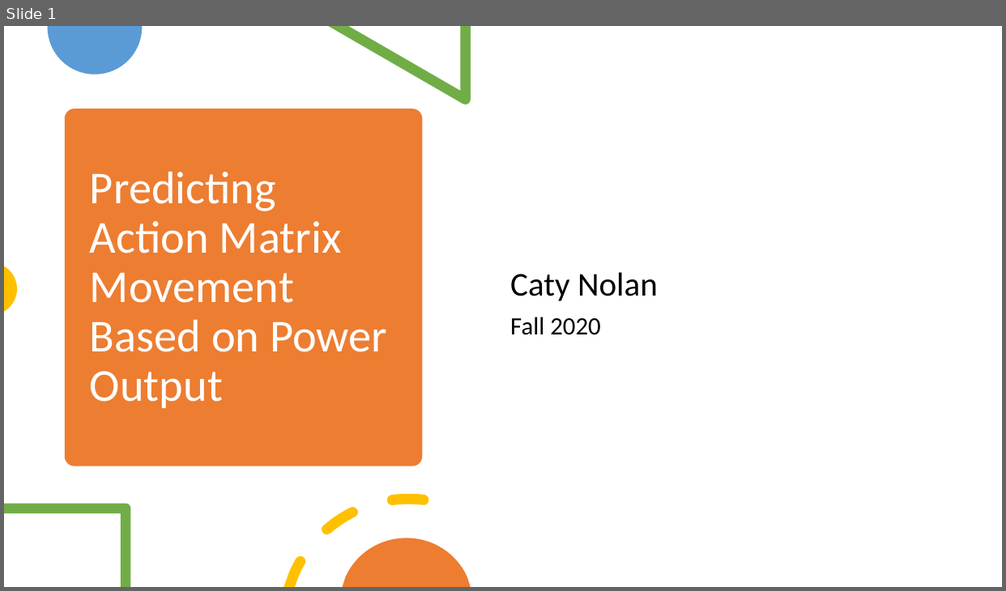
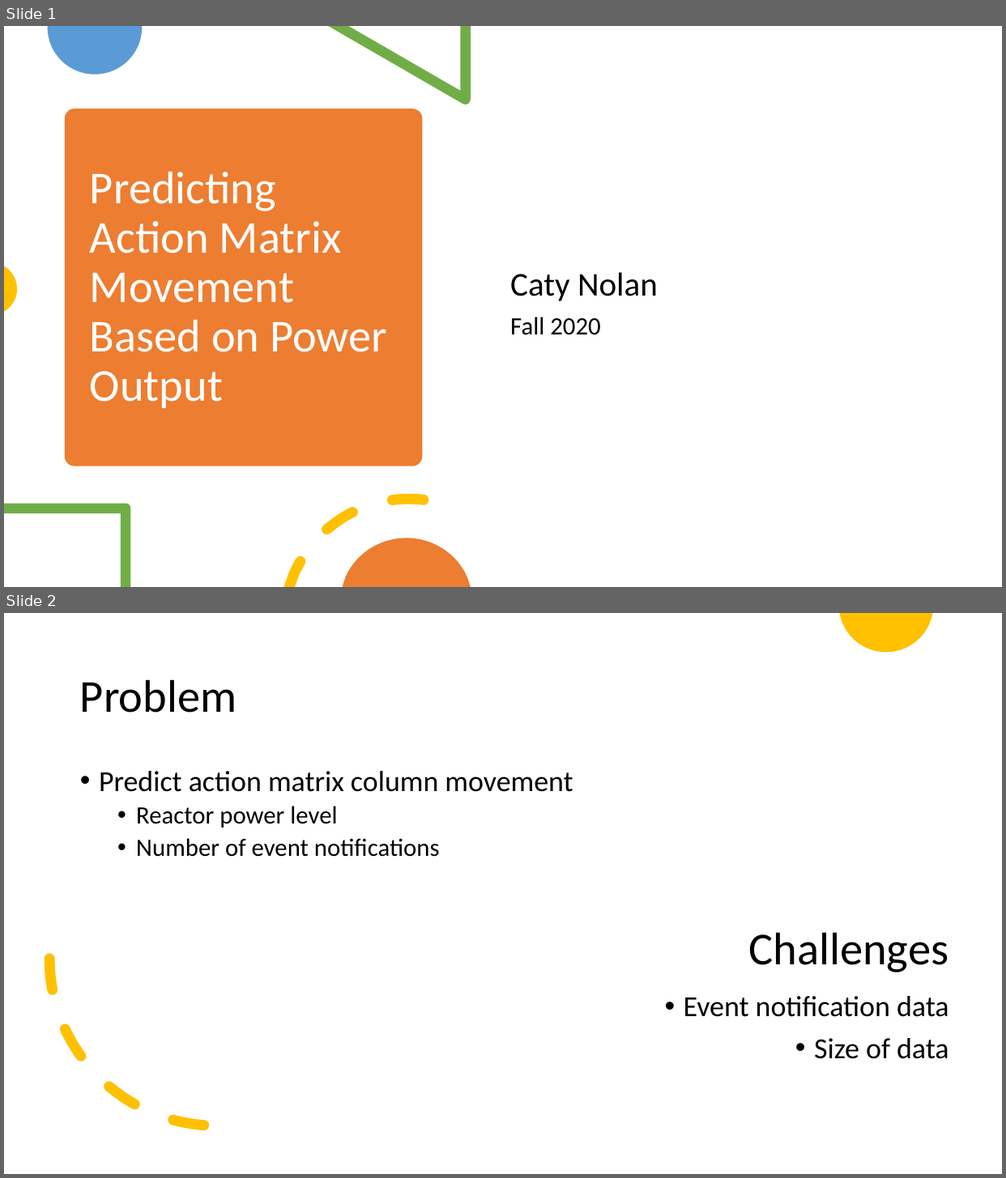
Before and after one commit to catynolan/GAFinalProject, a slide deck: AMMovement.pptx. Shown one above the other, each under a label of ours: slide 1 before the commit, slides 1 and 2 after it. The pictures are 1006x591 and 1006x1178 pixels, drawn with LibreOffice and Linux fonts; fonts in the diff are those of the drawing. Boxes give left, top, right and bottom in pixels: in the first picture for what was removed or moved away, otherwise in the second. Text is boxed around its words. In the diff, an @@ line names an element or a change of style, - is before the commit and + after.

```diff
--- a/AMMovement.pptx
+++ b/AMMovement.pptx
@@ slide 2 added at box(4, 613, 1002, 1174), background #FFFFFF @@
@@ freeform shape added at box(839, 613, 932, 652), fill #FFC000 @@
@@ title added at box(80, 679, 236, 713), 44 pt, text #000000 @@
+Problem
@@ text added at box(99, 771, 573, 857), 24 pt, text #000000 @@
+• Predict action matrix column movement
+  • Reactor power level
+  • Number of event notifications
@@ arc (boxed as its full ellipse) added at box(49, 792, 385, 1127), outline #FFC000 10 pt dashed @@
@@ text added at box(749, 932, 949, 973), 44 pt, text #000000 @@
+Challenges
@@ text added at box(684, 996, 949, 1059), 28 pt, text #000000 @@
+• Event notification data
+• Size of data
```
Also in this commit, not shown: 3 other slides added.
